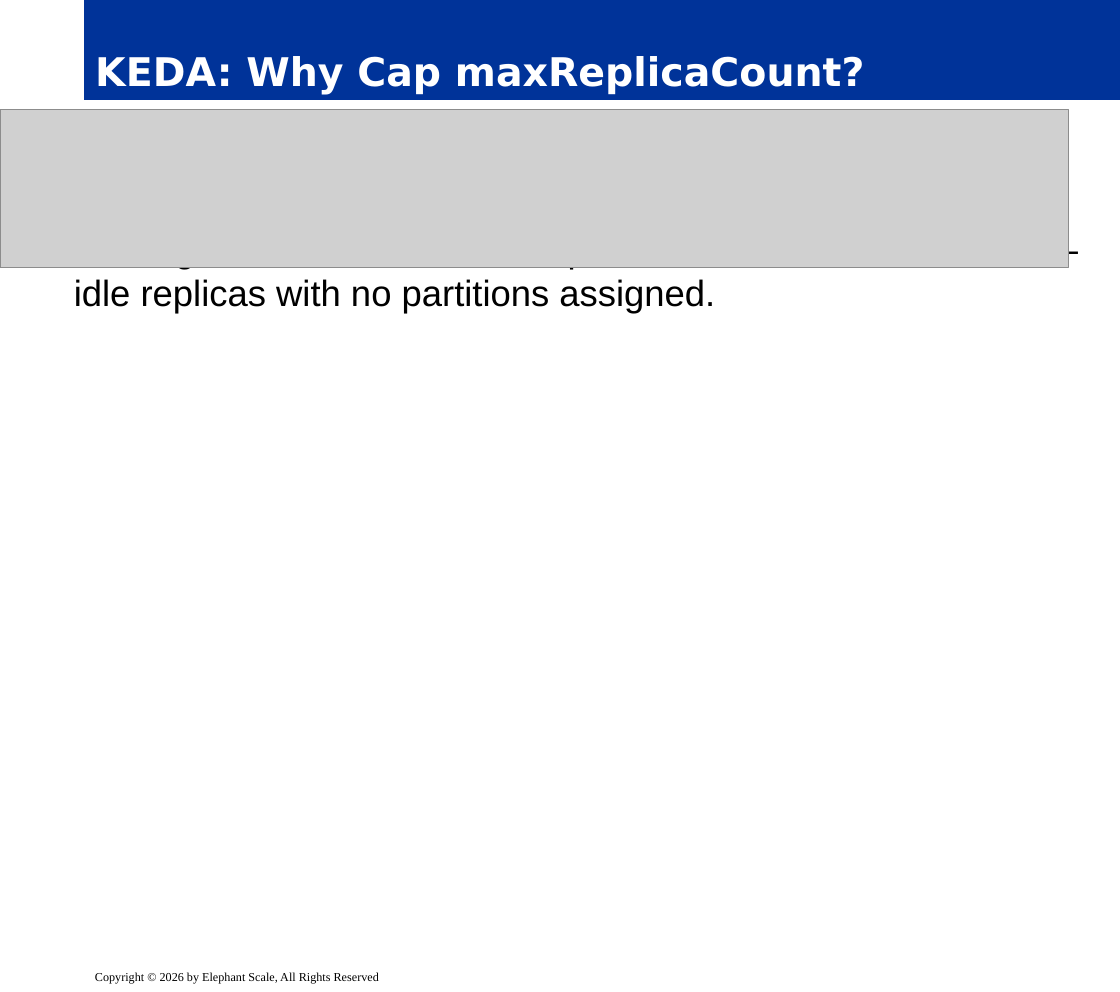
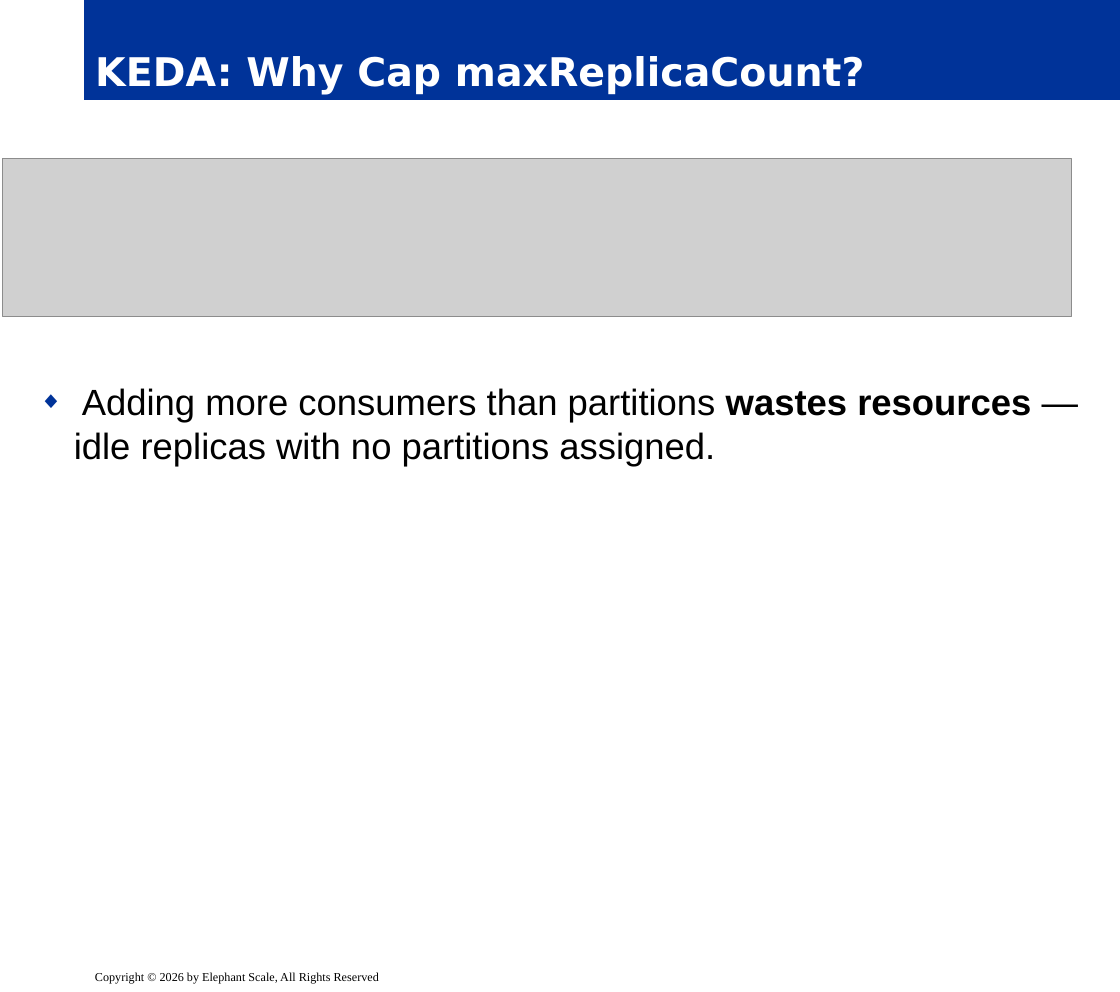
Before and after one commit to elephantscale/Advanced-Kafka-Streaming, a slide deck: slide 15 of slides/release/07__module7.pptx. Drawn at 1120x992 pixels with LibreOffice and Linux fonts; fonts in the diff are those of the drawing; grey boxes stand for pictures; background and template pictures are left out. Boxes give left, top, right and bottom in pixels: in the first picture for what was removed or moved away, otherwise in the second. Text is boxed around its words. In the diff, an @@ line names an element or a change of style, - is before the commit and + after.

```diff
--- a/slides/release/07__module7.pptx
+++ b/slides/release/07__module7.pptx
@@ text "Adding more consumers than partitions ..." rewrapped from box(74, 267, 1031, 314) to box(74, 388, 1031, 467) @@
@@ picture: place and size @@
-picture at box(0, 109, 1069, 267)
+picture at box(3, 158, 1072, 316)
```
Also in this commit, not shown: 13 other slides changed, 2 slides added.
